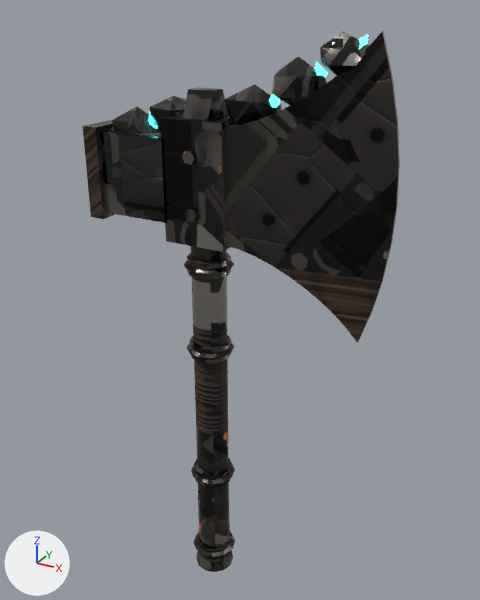
The FBX model modelos/armas/hacha_meteorito.fbx, before and after one commit.
Both versions are drawn from a camera (50 mm lens) standing at (0.345, -0.56, 0.359) and looking at (0.025, 0.023, 0.067). Arrows for +X, +Y and +Z are at lower left; the lights stay in place. The picture after the commit comes second.

In view in the first picture: 'HachaMeteorito_Anillos', 'HachaMeteorito_Cabeza', 'HachaMeteorito_Mango', 'HachaMeteorito_Neon_01', 'HachaMeteorito_Roca'.
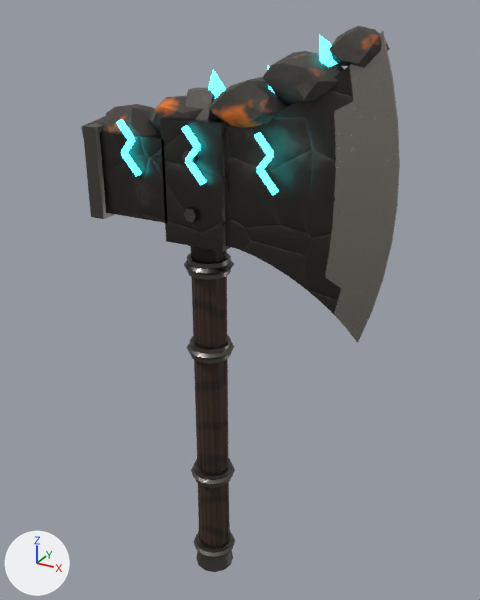
Location of each change, [x1, y1, x2, y2] in pixels of the pictures (480 x 600 px):
'HachaMeteorito_Roca', reshaped (17% wider, 10% taller)
    before: [106, 32, 370, 134]
    after: [81, 26, 389, 138]
'HachaMeteorito_Neon_01', reshaped
    before: [148, 34, 368, 129]
    after: [117, 35, 337, 195]
part 1 of me_hachameteorito_cabeza, surface changed (black to grey)
    both: [83, 31, 400, 343]
part 2 of me_hachameteorito_mango, surface changed
    both: [191, 115, 230, 547]
part 3 of me_hachameteorito_roca, rebuilt
    before: [112, 107, 161, 134]
    after: [102, 104, 158, 136]
part 4 of me_hachameteorito_roca, rebuilt (46% wider, 14% taller)
    before: [272, 57, 327, 105]
    after: [263, 51, 344, 106]
part 5 of me_hachameteorito_roca, rebuilt (49% wider, 24% taller)
    before: [150, 96, 186, 128]
    after: [149, 96, 203, 136]
part 6 of me_hachameteorito_roca, rebuilt (20% wider)
    before: [320, 32, 370, 76]
    after: [329, 26, 389, 68]
part 7 of me_hachameteorito_roca, rebuilt (38% wider, 24% taller)
    before: [224, 84, 281, 125]
    after: [209, 77, 288, 128]
part 8 of me_hachameteorito_roca, rebuilt (not visible before)
    after: [81, 116, 106, 138]

Patch to the scene script:
```diff
--- a/modelos/armas/hacha_meteorito.fbx.py
+++ b/modelos/armas/hacha_meteorito.fbx.py
@@ me_hachameteorito_mango @@
 me_hachameteorito_mango.from_pydata(...)  # 108 vertices, 116 faces; spans x -0.021..0.021, y -0.017..0.017, z -0.28..0.269
+# me_hachameteorito_mango part 2: texture (UV) coordinates of 116 of 116 faces, centred in x -0.019..0.019, y -0.016..0.016, z -0.28..0.269, changed; they spanned u 0.0..0.8, v 0.0..0.95 and now span u 0.01..0.75, v 0.01..0.97
 me_hachameteorito_mango.materials.append(mat_hachameteorito_mat)
@@ me_hachameteorito_roca @@
-me_hachameteorito_roca.from_pydata(...)  # 72 vertices, 120 faces; spans x -0.136..0.159, y -0.023..0.029, z 0.22..0.341
+me_hachameteorito_roca.from_pydata(...)  # 252 vertices, 480 faces; spans x -0.15..0.171, y -0.028..0.035, z 0.212..0.345
+# me_hachameteorito_roca part 3: the loose piece of 12 vertices spanning x -0.112..-0.055, y -0.02..0.026, z 0.22..0.267 is rebuilt with 42 vertices and now spans x -0.125..-0.044, y -0.027..0.035, z 0.212..0.269
+# me_hachameteorito_roca part 4: the loose piece of 12 vertices spanning x 0.07..0.121, y -0.021..0.022, z 0.276..0.32 is rebuilt with 42 vertices and now spans x 0.064..0.14, y -0.024..0.028, z 0.274..0.325
+# me_hachameteorito_roca part 5: the loose piece of 12 vertices spanning x -0.067..-0.011, y -0.013..0.028, z 0.242..0.28 is rebuilt with 42 vertices and now spans x -0.062..0.02, y -0.027..0.031, z 0.233..0.281
+# me_hachameteorito_roca part 6: the loose piece of 12 vertices spanning x 0.116..0.159, y -0.015..0.016, z 0.304..0.341 is rebuilt with 42 vertices and now spans x 0.123..0.171, y -0.013..0.024, z 0.313..0.345
+# me_hachameteorito_roca part 7: the loose piece of 12 vertices spanning x 0.023..0.077, y -0.018..0.029, z 0.251..0.295 is rebuilt with 42 vertices and now spans x 0.009..0.085, y -0.028..0.03, z 0.247..0.301
+# me_hachameteorito_roca part 8: the loose piece of 12 vertices spanning x -0.136..-0.095, y -0.023..0.012, z 0.221..0.25 is rebuilt with 42 vertices and now spans x -0.15..-0.092, y -0.022..0.021, z 0.216..0.255
 me_hachameteorito_roca.materials.append(mat_hachameteorito_mat)
@@ me_hachameteorito_neon_01 @@
-me_hachameteorito_neon_01.from_pydata(...)  # 36 vertices, 48 faces; spans x -0.108..0.156, y -0.008..0.008, z 0.235..0.339
+me_hachameteorito_neon_01.from_pydata(...)  # 174 vertices, 148 faces; spans x -0.08..0.132, y -0.036..0.036, z 0.206..0.338
+# me_hachameteorito_neon_01 part 9: the whole mesh is rebuilt
 me_hachameteorito_neon_01.materials.append(mat_hachameteorito_neon_01_neon)
@@ me_hachameteorito_cabeza @@
 me_hachameteorito_cabeza.from_pydata(...)  # 260 vertices, 274 faces; spans x -0.126..0.193, y -0.034..0.034, z 0.062..0.342
+# me_hachameteorito_cabeza part 1: texture (UV) coordinates of 274 of 274 faces, centred in x -0.126..0.193, y -0.034..0.034, z 0.068..0.335, changed; they spanned u 0.01..0.98, v 0.01..1.0 and now span u 0.01..0.99, v 0.01..0.99
 me_hachameteorito_cabeza.materials.append(mat_hachameteorito_mat)
```
